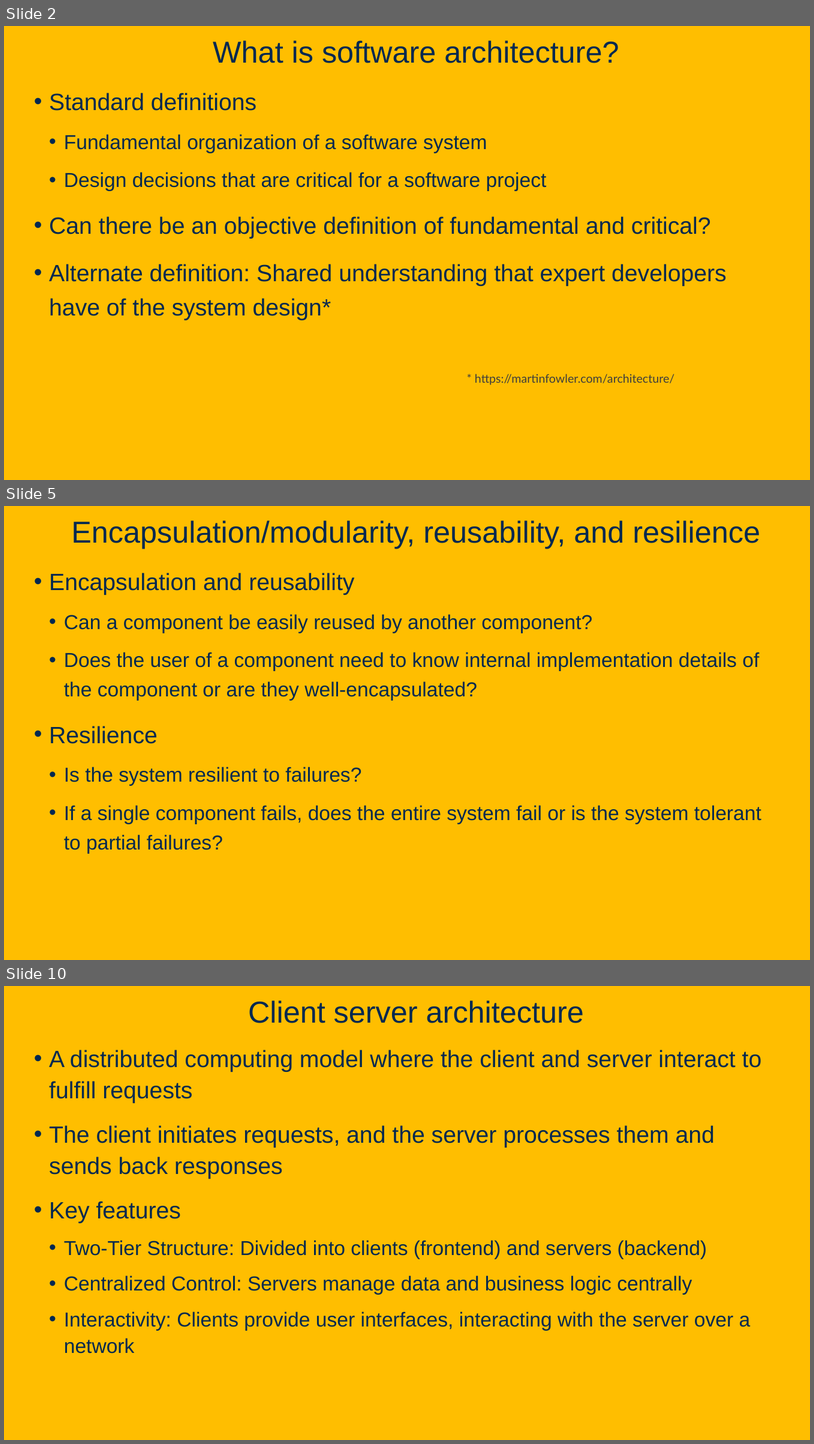
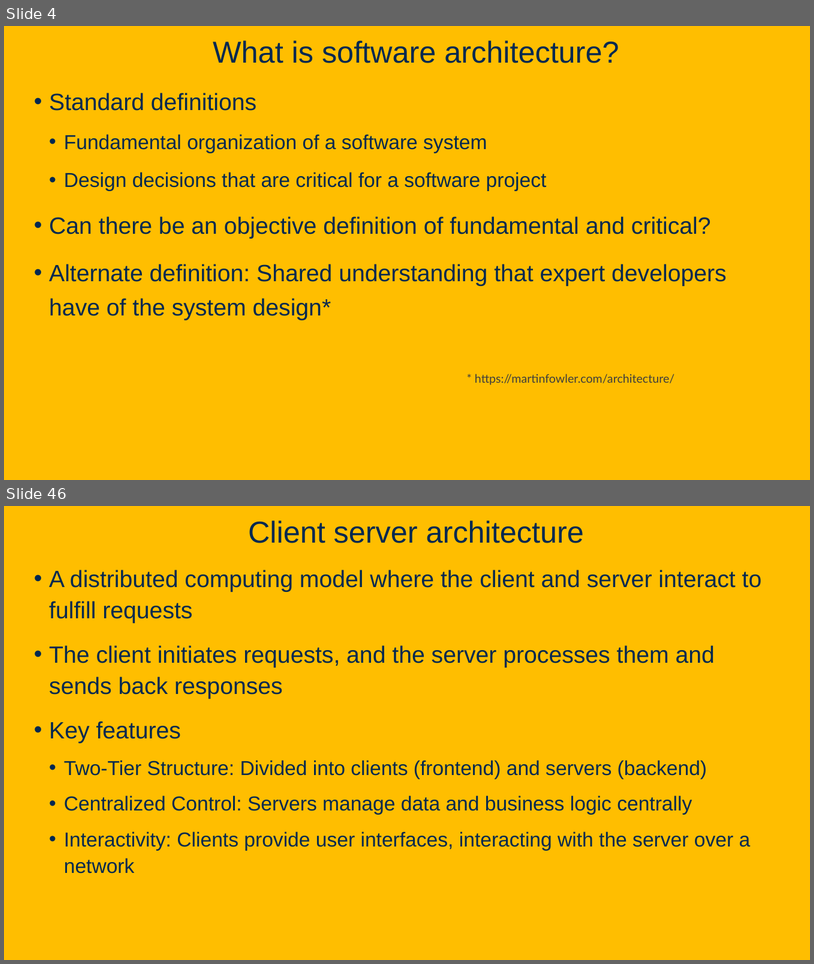
Before and after one commit to davsec-teaching/ECS160-Winter2025, a slide deck: slides/6_software_architecture.pptx. Shown one above the other, each under a label of ours: slides 2, 5 and 10 before the commit, slides 4 and 46 after it; the slides between them are not shown. The pictures are 814x1444 and 814x964 pixels, drawn with LibreOffice and Linux fonts; fonts in the diff are those of the drawing; background and template pictures are left out. Boxes give left, top, right and bottom in pixels: in the first picture for what was removed or moved away, otherwise in the second. Text is boxed around its words. In the diff, an @@ line names an element or a change of style, - is before the commit and + after.

```diff
--- a/slides/6_software_architecture.pptx
+++ b/slides/6_software_architecture.pptx
@@ slide 5 removed at <box>4,506,810,960</box>, background picture (left out) @@
@@ title removed at <box>71,520,761,549</box> @@
-Encapsulation/modularity, reusability, and resilience
@@ text removed at <box>49,573,762,853</box> @@
-• Encapsulation and reusability
-  • Can a component be easily reused by another component?
-  • Does the user of a component need to know internal implementation details of the component or are they well-encapsulated?
-• Resilience
-  • Is the system resilient to failures?
-  • If a single component fails, does the entire system fail or is the system tolerant to partial failures?
@@ what was slide 2 is now slide 4 @@
@@ what was slide 10 is now slide 46 @@
```
Also in this commit, not shown: 6 slides changed, 36 slides added, 4 other slides removed.
